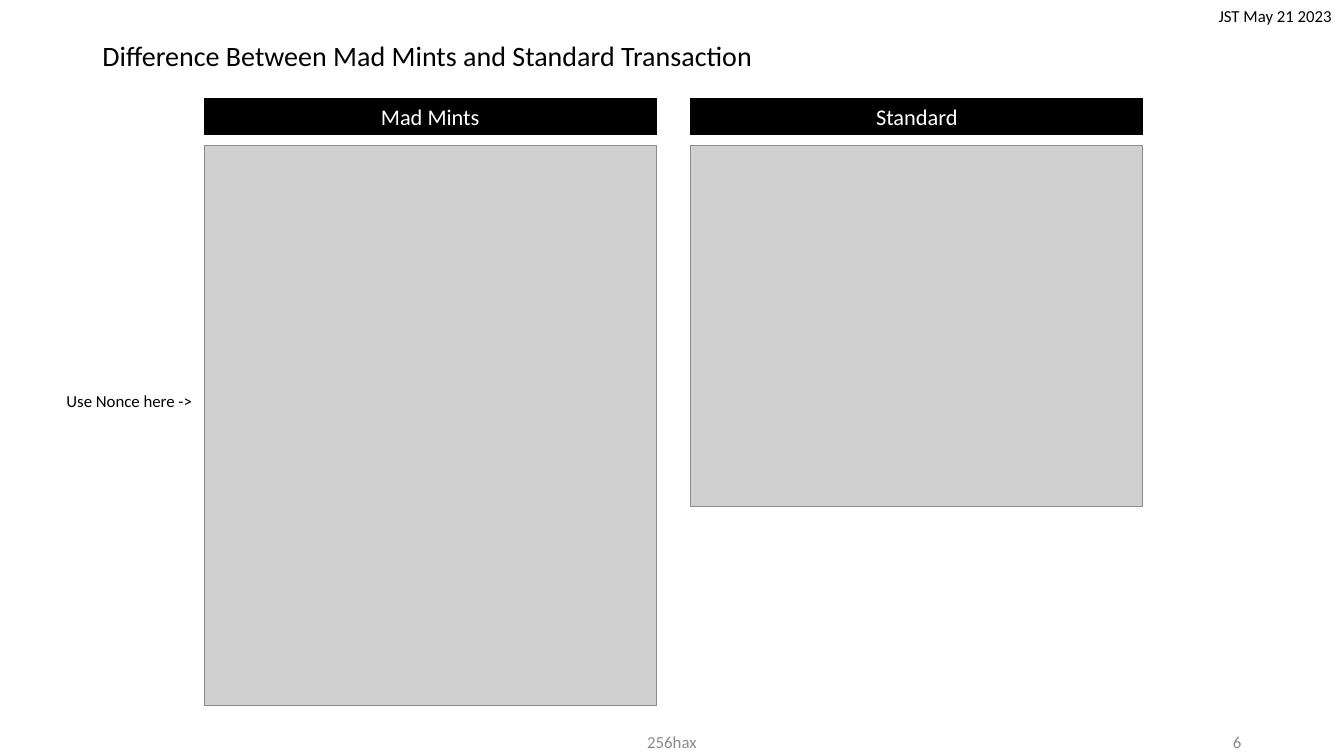
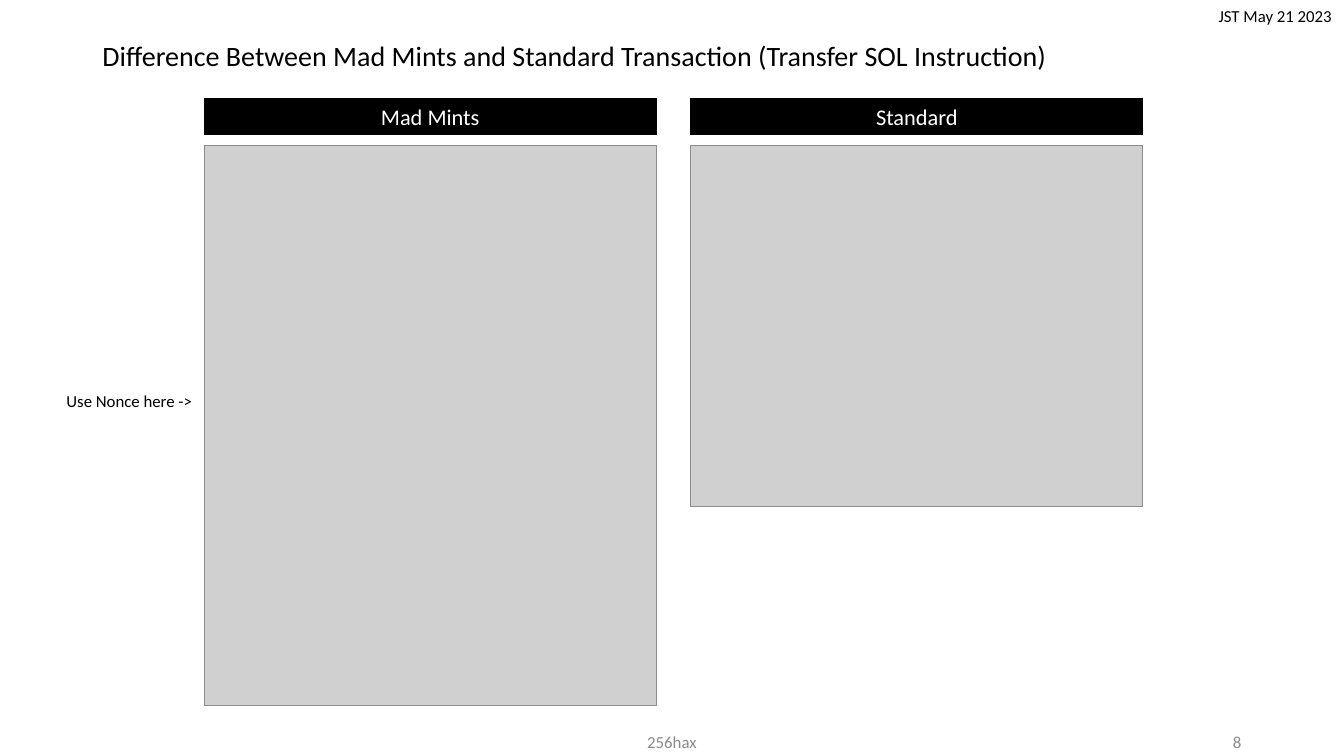
Before and after one commit to 256hax/mad-mints, a slide deck: slide 9 of docs/Mad-Mints.pptx (slide 7 before the commit). Drawn at 1344x756 pixels with LibreOffice and Linux fonts; fonts in the diff are those of the drawing; grey boxes stand for pictures; background and template pictures are left out. Boxes give left, top, right and bottom in pixels: in the first picture for what was removed or moved away, otherwise in the second. Text is boxed around its words. In the diff, an @@ line names an element or a change of style, - is before the commit and + after.

```diff
--- a/docs/Mad-Mints.pptx
+++ b/docs/Mad-Mints.pptx
@@ title at bbox=[102, 45, 1046, 70]: text changed @@
-Difference Between Mad Mints and Standard Transaction
+Difference Between Mad Mints and Standard Transaction (Transfer SOL Instruction)
@@ page number at bbox=[1233, 736, 1241, 748]: text changed @@
-6
+8
```
Also in this commit, not shown: 2 other slides changed, 2 slides added.
